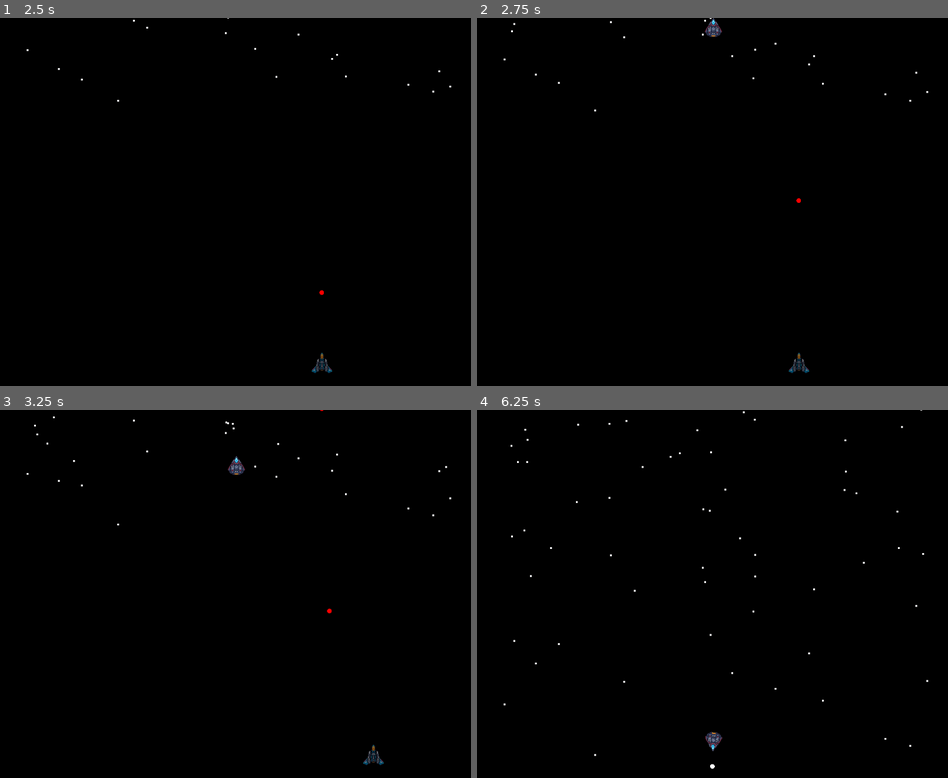
Above: before the commit, frames 1-4 (two rows, left to right).
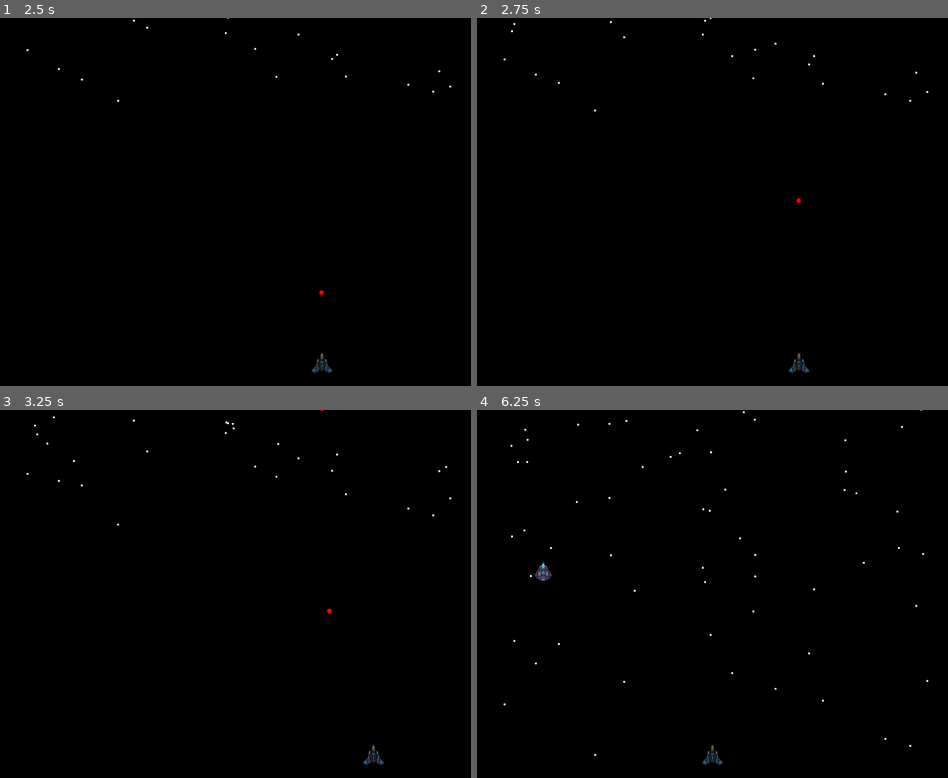
Above: after the commit, the same moments.

Repository: zavala80/Escape-Room
Game: Godot game, scene res://escenas/MainMenu.tscn
The game is run twice, just before and just after one commit, with the same random seed, the same clock (stepped at 60 frames per second) and the same inputs. The engine's default icon, where the game draws it, is replaced by a stand-in: a white triangle on a blue panel in a dark square.
Inputs:
- Up to frame 1 (2.5 s): click "Iniciar" at 0.5 s; hold Right (ui_right) 1.28-2.03 s; hold S (ui_s) 1.28-2.03 s; tap W (ui_w) at 1.55, 2.1 s; hold Down (ui_down) from 2.03 s (still down); tap Z (ui_z) at 2.3 s
- Up to frame 2 (2.75 s): keep holding Down (ui_down)
- Up to frame 3 (3.25 s): release Down (ui_down) at 2.78 s; hold Right (ui_right) from 2.78 s (still down); hold S (ui_s) from 2.78 s (still down); tap Z (ui_z) at 2.85 s
- Up to frame 4 (6.25 s): release Right (ui_right) at 3.53 s; release S (ui_s) at 3.53 s; hold Up (ui_up) 3.53-4.28 s; tap S (ui_s) at 3.6, 5.3 s; tap W (ui_w) at 3.8, 6.05 s; hold W (ui_w) 4.28-5.03 s; hold Left (ui_left) 4.28-5.78 s; tap Z (ui_z) at 4.55, 5.1 s; hold Down (ui_down) from 5.78 s (still down); hold S (ui_s) from 5.78 s (still down)

Frame 1 is identical in both runs. In frame 2, 0.1% of the frame differs, in the area x 48-52%, y 0-6%; in frame 3, 0.1%; in frame 4, 0.3%, in the area x 12-53%, y 41-98%.

Commit message:
Incorporación de un script global y finalización del primer enemigo

Diff:
--- a/componentes/enemigos/bala_enemigo.gd
+++ b/componentes/enemigos/bala_enemigo.gd
@@ -11,9 +11,8 @@
 	$Area2D.connect("body_entered", self, "_body_entered")
 
 func _body_entered(body):
-	if body.name == "Player":
-		var player = get_tree().root.get_node("Nivel/Player")
-		player.lastimar()
+	if body.name == Global.player.name:
+		Global.player.lastimar()
 
 func _autodestruir_bala():
 	self.queue_free()
--- a/componentes/enemigos/enemigo1/enemigo1.gd
+++ b/componentes/enemigos/enemigo4/enemigo4.gd
@@ -3,52 +3,61 @@
 var provocado = false
 var bala_enemigo = preload("res://componentes/enemigos/bala_enemigo.tscn")
 var particulas_explosion = preload("res://componentes/muertes/particula_personaje_muerte.tscn")
-var velocidad_bala = 500
+var velocidad_bala = 400
 onready var timer = get_node("Timer")
-var tiempoDeEnfriamientoDeDisparo = 0.5
+var tiempoDeEnfriamientoDeDisparo = 1.0
 var angulo = 90
+var anguloDisparo = 0
 var esta_vivo = true
 
 func _ready():
 	$area_provocadora.connect("body_entered", self, "_dentro_del_area")
 	$area_provocadora.connect("body_exited", self, "_fuera_del_area")
 	$enemigo_collider.connect("body_entered", self, "_colisioned_body")
+	$VisibilityNotifier2D.connect("screen_exited", self, "eliminar_enemigo")
 	timer.connect("timeout", self, "_disparar")
 	timer.set_wait_time(tiempoDeEnfriamientoDeDisparo)
 	set_process(true)
 
 func _process(delta):
+	# Calculando el ángulo de disparo
+	if (Global.player.global_position.x < self.global_position.x):
+		anguloDisparo = 70
+	elif (Global.player.global_position.x > self.global_position.x):
+		anguloDisparo = 110
+	else:
+		anguloDisparo = 90
+
 	if (provocado && esta_vivo):
 		# Observamos al player
-		var player = get_tree().get_root().get_node("Nivel/Player")
+		var player = Global.player
 		self.look_at(Vector2(player.global_position.x, player.global_position.y))
 		self.rotation = deg2rad(self.rotation_degrees + angulo)
 
 
 func _dentro_del_area(body):
-	if body.name == "Player":
+	if body.name == Global.player.name:
 		provocado = true
 		timer.start()
 
 func _fuera_del_area(body):
-	if body.name == "Player":
+	if body.name == Global.player.name:
 		provocado = false
 		timer.stop()
 
 func _colisioned_body(body):
 	if (body.is_in_group("bala_personaje")):
 		morir()
-	print(body.name)
-	pass
+	if body.name == Global.player.name:
+		Global.player.lastimar()
 
 func _disparar():
 	# Lanzamos disparos
-	var balas_container = self.get_node("balas")
+	var balas_container = Global.balas
 	var bala = bala_enemigo.instance()
 	balas_container.add_child(bala)
-	var objetivo = get_tree().root.get_node("Nivel/Player")
 	bala.position = $boca.global_position
-	bala.apply_impulse(Vector2(), Vector2(velocidad_bala, 0).rotated(deg2rad(self.rotation_degrees + -angulo)))
+	bala.apply_impulse(Vector2(), Vector2(velocidad_bala, 0).rotated(deg2rad(self.rotation_degrees + -anguloDisparo)))
 
 
 func morir():
@@ -66,5 +75,4 @@
 		$Sprite.visible = false
 
 func eliminar_enemigo():
-	print("eliminado")
 	self.queue_free()
--- a/componentes/enemigos/enemigo1/enemigo1.tscn
+++ b/componentes/enemigos/enemigo4/enemigo4.tscn
@@ -1,31 +1,30 @@
 [gd_scene load_steps=5 format=2]
 
-[ext_resource path="res://img/enemigos/enemigo1.png" type="Texture" id=1]
-[ext_resource path="res://componentes/enemigos/enemigo1/enemigo1.gd" type="Script" id=2]
+[ext_resource path="res://componentes/enemigos/enemigo4/enemigo4.gd" type="Script" id=1]
+[ext_resource path="res://img/enemigos/enemigo1.png" type="Texture" id=2]
 
 [sub_resource type="CapsuleShape2D" id=2]
 radius = 11.0
 height = 2.0
 
 [sub_resource type="CircleShape2D" id=1]
-radius = 438.01
+radius = 481.15
 
-[node name="enemigo1" type="KinematicBody2D"]
+[node name="enemigo4" type="KinematicBody2D"]
 collision_layer = 2
 collision_mask = 4
-script = ExtResource( 2 )
+script = ExtResource( 1 )
 
 [node name="Sprite" type="Sprite" parent="."]
-texture = ExtResource( 1 )
+texture = ExtResource( 2 )
 
 [node name="boca" type="Position2D" parent="."]
 position = Vector2( 0, -21 )
 
 [node name="enemigo_collider" type="Area2D" parent="."]
 collision_layer = 2
-collision_mask = 4
+collision_mask = 5
 __meta__ = {
-"_edit_group_": true,
 "_edit_lock_": true
 }
 
@@ -34,10 +33,6 @@
 shape = SubResource( 2 )
 
 [node name="area_provocadora" type="Area2D" parent="."]
-__meta__ = {
-"_edit_group_": true,
-"_edit_lock_": true
-}
 
 [node name="CollisionShape2D" type="CollisionShape2D" parent="area_provocadora"]
 shape = SubResource( 1 )
@@ -45,3 +40,10 @@
 [node name="balas" type="Node" parent="."]
 
 [node name="Timer" type="Timer" parent="."]
+
+[node name="VisibilityNotifier2D" type="VisibilityNotifier2D" parent="."]
+position = Vector2( 9.53674e-07, -9.53674e-07 )
+scale = Vector2( 1.9, 2.1 )
+__meta__ = {
+"_edit_lock_": true
+}
--- a/componentes/player/bala_personaje/bala_personaje.gd
+++ b/componentes/player/bala_personaje/bala_personaje.gd
@@ -18,7 +18,7 @@
 	move_and_slide(motion, Vector2(0, -1))
 
 func _body_entered(body):
-	if body.name != "Player":
+	if body.name != Global.player.name:
 		if body.is_in_group("enemigo"):
 			print("Es un enemigo")
 	pass
--- a/componentes/player/player.gd
+++ b/componentes/player/player.gd
@@ -12,6 +12,7 @@
 var GRAVEDAD = 200
 
 func _ready():
+	Global.player = self
 	$AnimationPlayer.connect("animation_finished", self, "_termino_animacion")
 	set_process(true)
 
@@ -44,10 +45,10 @@
 
 	# Disparar
 	if Input.is_action_just_pressed("ui_z"):
-		var root = get_tree().get_root().get_node("Nivel/balas")
+		var balas_container = Global.balas
 		var bala = bala_personaje.instance()
 		bala.set_name("bala_personaje")
-		root.add_child(bala)
+		balas_container.add_child(bala)
 		bala.global_position.x = $boca.global_position.x
 		bala.global_position.y = $boca.global_position.y
 
--- a/componentes/player/player.tscn
+++ b/componentes/player/player.tscn
@@ -63,7 +63,7 @@
 }
 
 [node name="Player" type="KinematicBody2D"]
-collision_mask = 0
+collision_mask = 2
 script = ExtResource( 2 )
 
 [node name="Sprite" type="Sprite" parent="."]
--- a/escenas/niveles/nivel1.tscn
+++ b/escenas/niveles/nivel1.tscn
@@ -1,8 +1,9 @@
-[gd_scene load_steps=4 format=2]
+[gd_scene load_steps=5 format=2]
 
 [ext_resource path="res://componentes/player/player.tscn" type="PackedScene" id=1]
 [ext_resource path="res://componentes/fondos/espacio/fondo_espacio.tscn" type="PackedScene" id=2]
-[ext_resource path="res://componentes/enemigos/enemigo1/enemigo1.tscn" type="PackedScene" id=3]
+[ext_resource path="res://componentes/enemigos/enemigo4/enemigo4.tscn" type="PackedScene" id=3]
+[ext_resource path="res://scripts/balas.gd" type="Script" id=4]
 
 [node name="Nivel" type="Node"]
 
@@ -20,8 +21,9 @@
 [node name="fondo" parent="." instance=ExtResource( 2 )]
 
 [node name="balas" type="Node2D" parent="."]
+script = ExtResource( 4 )
 
 [node name="enemigos" type="Node2D" parent="."]
 
 [node name="enemigo1" parent="enemigos" instance=ExtResource( 3 )]
-position = Vector2( 514, 1834 )
+position = Vector2( 144, 1464 )
--- a/project.godot
+++ b/project.godot
@@ -13,6 +13,10 @@
 config/name="escape-room"
 run/main_scene="res://escenas/MainMenu.tscn"
 config/icon="res://icon.png"
+
+[autoload]
+
+Global="*res://scripts/Global.gd"
 
 [display]
 
--- /dev/null
+++ b/scripts/Global.gd
@@ -0,0 +1,12 @@
+extends Node
+
+var player
+var balas
+
+func _ready():
+	pass
+
+func viewport_size():
+	var width = ProjectSettings.get_setting("display/window/size/width")
+	var height = ProjectSettings.get_setting("display/window/size/height")
+	return Vector2(width, height)
--- /dev/null
+++ b/scripts/balas.gd
@@ -0,0 +1,4 @@
+extends Node2D
+
+func _ready():
+	Global.balas = self
